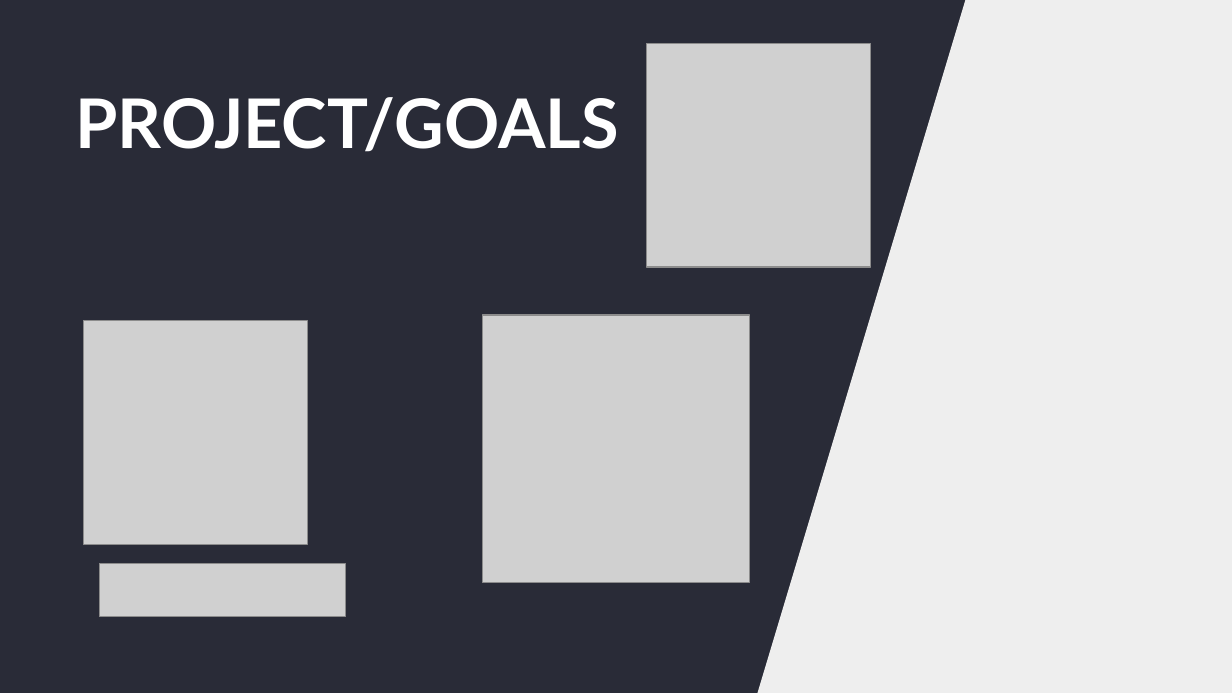
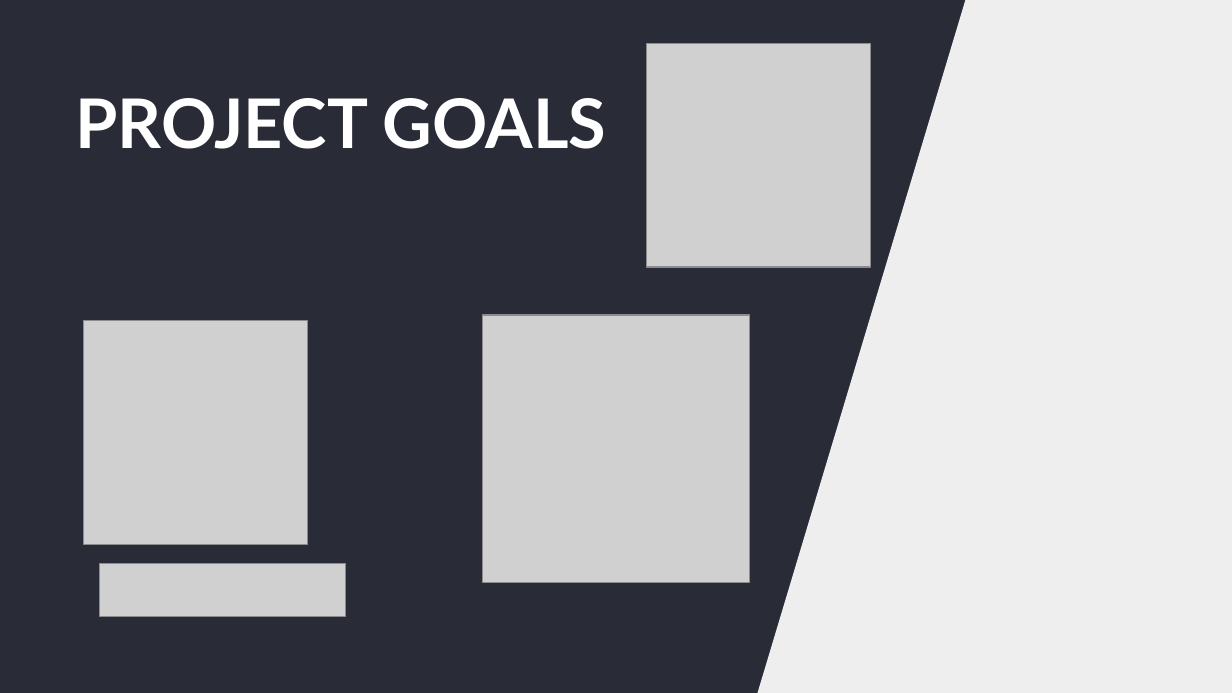
Before and after one commit to idrisadebolaamusa2/Capstone_Project_LHL, a slide deck: slide 3 of docs/presentation/LHL_CapstoneProject - AMUSA Idris Adebola.pptx. Drawn at 1232x693 pixels with LibreOffice and Linux fonts; fonts in the diff are those of the drawing; grey boxes stand for pictures. Boxes give left, top, right and bottom in pixels: in the first picture for what was removed or moved away, otherwise in the second. Text is boxed around its words. In the diff, an @@ line names an element or a change of style, - is before the commit and + after.

```diff
--- a/docs/presentation/LHL_CapstoneProject - AMUSA Idris Adebola.pptx
+++ b/docs/presentation/LHL_CapstoneProject - AMUSA Idris Adebola.pptx
@@ title at (76,98,607,149): text changed @@
-PROJECT/GOALS
+PROJECT GOALS
```
Also in this commit, not shown: 2 other slides changed.
